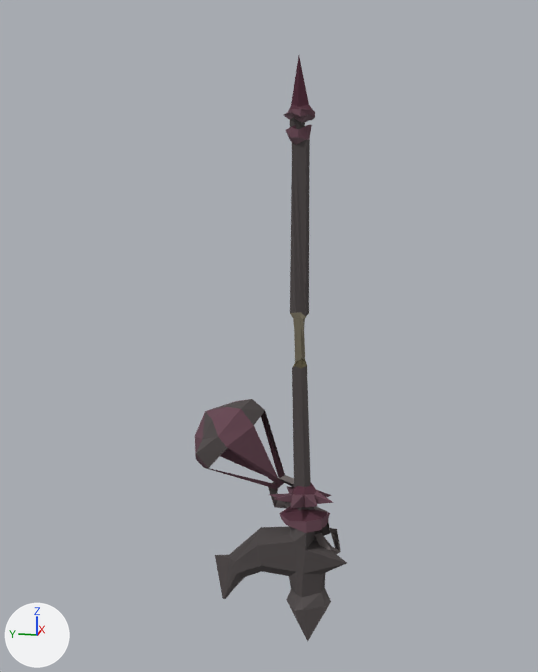
One commit to the glTF model models/player_nightmare_staff.glb: the scene before it, then after it.
Before and after are seen from a 50 mm camera at (-321.0, 21.0, 253.0) aimed at (-13.0, 82.0, 176.0). Every picture has the same lights, and +X, +Y and +Z are marked at lower left. The first picture is the older version. Both versions are drawn at full value of the shape key '91' of 'Mesh_0'; the numbers are the values there. Vertices at exactly the same position are counted once.
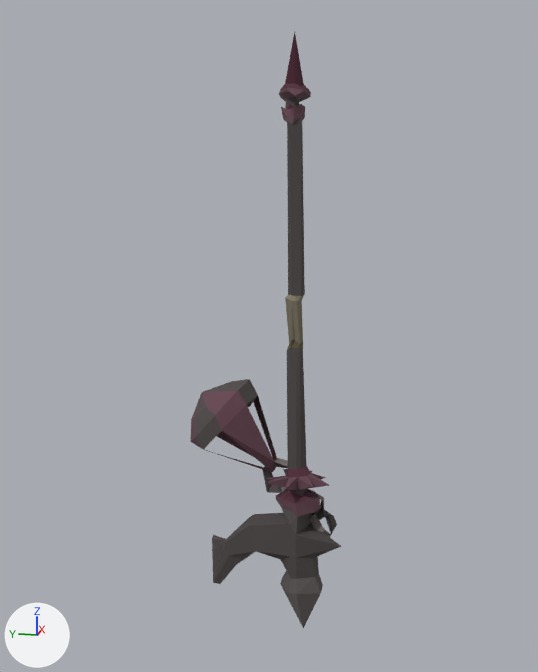
Boxes (x1, y1, x2, y2) around the edits, measured in the pictures (538 x 672 px):
'Mesh_0', reshaped, moved, rescaled: before (195, 56, 347, 641); after (190, 32, 341, 628)

What changed in the scene script:
```text
Change me_mesh_0:
    used by ob_mesh_0; location = (22.9, -16.1, 127.2); scale = (553.0, 553.0, 553.0)
    remove me_mesh_0.from_pydata(...)  # 353 vertices, 688 faces; spans x -0.109..-0.026, y 0.109..0.241, z -0.161..0.299
    add me_mesh_0.from_pydata(...)  # 353 vertices, 688 faces; spans x -0.04..0.043, y 0.099..0.225, z -0.067..0.38
    me_mesh_0 part 1: 353 of 353 vertices moved; they spanned x -0.109..-0.026, y 0.109..0.241, z -0.161..0.299 and now span x -0.04..0.043, y 0.099..0.225, z -0.067..0.38; mean shift (0.069, -0.012, 0.089)
Change ob_mesh_0:
    ob_mesh_0.location: (22.9, -16.1, 127.2) -> (-16.1, -9.8, 84.5)
    ob_mesh_0.scale: (553.0, 553.0, 553.0) -> (571.0, 571.0, 571.0)
```
